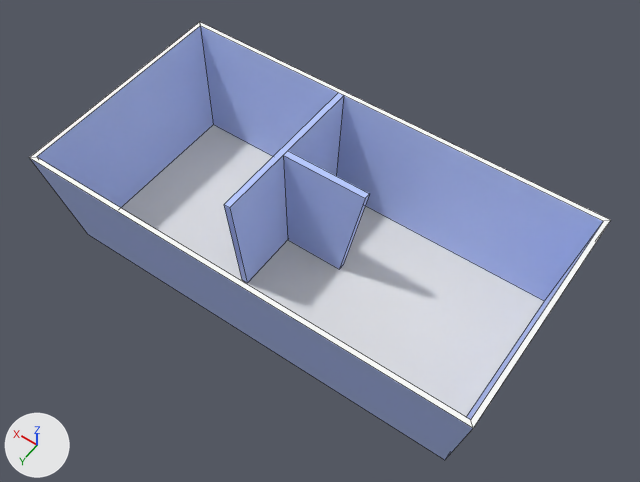
A saved change to the FBX model Unity/Assets/Models/Room1.fbx.
One viewpoint serves both versions: a 50 mm lens placed at (-1294.0, 1755.0, 2968.0), pointed at (-47.0, 9.0, 225.0). Arrows for +X, +Y and +Z are at lower left; the lights stay in place. Mesh edges are drawn as thin lines. Where no turn or scale is listed for an object, it has been applied to the vertices.
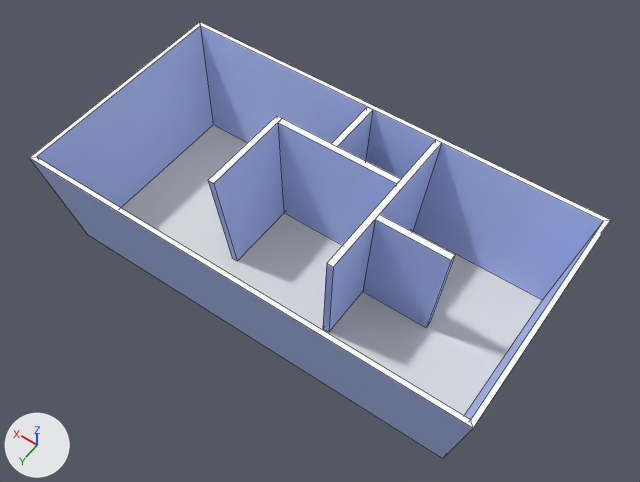
Commit message: Updated room 1

Where the change shows, as pixel boxes (x1, y1, x2, y2) in the pictures (640 x 482 px; the box of a moved part takes in the faces that stretch with it):
'Cube', reshaped: before (29, 22, 611, 460); after (29, 22, 611, 459)
part 1 of me_cube, added (blue): after (208, 116, 401, 261)
part 2 of me_cube, moved or reshaped: before (204, 90, 598, 460); after (204, 90, 598, 459)
part 3 of me_cube, built on: before (224, 96, 369, 283); after (323, 107, 455, 332)
part 4 of me_cube, recoloured: before (224, 93, 369, 208); after (327, 140, 455, 267)

Patch to the scene script:
```diff
--- a/Unity/Assets/Models/Room1.fbx.py
+++ b/Unity/Assets/Models/Room1.fbx.py
@@ me_cube @@
 # used by ob_cube; location = (0.0, 0.0, 0.0)
 # verts and faces of me_cube; kept vertices keep their numbers, new ones are numbered from 32
 # before: 0 (-881.0, -414.0, 2.0), 1 (-881.0, 414.0, 2.0) at pixel (444, 460), 2 (876.0, 414.0, 2.0) at pixel (88, 234), 3 (876.0, -414.0, 2.0), 12 (-861.0, -394.0, 19.0) at pixel (544, 301)
 # before: 13 (-861.0, 394.0, 19.0), 14 (856.0, 394.0, 19.0), 15 (856.0, -394.0, 19.0) at pixel (213, 124)
 # before: 16 (184.0, -480.0, 500.0) at pixel (343, 95), 17 (212.0, -480.0, 500.0) at pixel (338, 92), 18 (184.0, 251.0, 500.0) at pixel (229, 207), 19 (212.0, 251.0, 500.0) at pixel (223, 204), 20 (160.0, -394.0, 19.0)
 # before: 21 (188.0, -394.0, 19.0), 22 (160.0, 226.0, 19.0) at pixel (247, 283), 23 (188.0, 226.0, 19.0) at pixel (241, 279), 24 (184.0, -102.0, 500.0) at pixel (287, 150), 25 (184.0, -74.0, 500.0) at pixel (283, 155)
 # before: 26 (-193.0, -102.0, 500.0) at pixel (369, 193), 27 (-193.0, -74.0, 500.0) at pixel (365, 198), 28 (160.0, -76.0, 19.0), 29 (160.0, -47.0, 19.0) at pixel (287, 239), 30 (-105.0, -76.0, 19.0) at pixel (343, 264)
 # before: 31 (-105.0, -47.0, 19.0) at pixel (339, 269)
-me_cube.from_pydata(...)  # 32 vertices, 26 faces; spans x -967.0..962.0, y -500.0..500.0, z 2.0..500.0
+me_cube.from_pydata(...)  # 54 vertices, 44 faces; spans x -967.0..962.0, y -500.0..500.0, z 2.0..500.0
+# me_cube part 1: a new loose piece of 14 vertices spanning x -248.0..335.0, y -230.0..193.0, z 19.0..500.0
+# me_cube part 2
+for i in [0, 1, 12, 13]: verts[i] += (9.0, 0.0, 0.0)
+for i in [2, 3, 14, 15]: verts[i] += (-1.0, 0.0, 0.0)
+# me_cube part 3
+for i in [*range(16, 20)]: verts[i] += (-460.0, 0.0, 0.0)
+for i in [*range(20, 24)]: verts[i] += (-404.0, 0.0, 0.0)
+verts[24] = (-276.0, -40.0, 500.0)  # moved, pixel (379, 214)
+verts[25] = (-276.0, -12.0, 500.0)  # moved, pixel (375, 219)
+verts[26] = (-591.0, -40.0, 500.0)  # moved, pixel (455, 254)
+verts[27] = (-591.0, -12.0, 500.0)  # moved, pixel (451, 260)
+verts[28] = (-244.0, -40.0, 19.0)  # moved
+verts[29] = (-244.0, -12.0, 19.0)  # moved, pixel (362, 291)
+verts[30] = (-542.0, -40.0, 19.0)  # moved, pixel (429, 322)
+verts[31] = (-542.0, -12.0, 19.0)  # moved, pixel (426, 327)
+verts[32] = (28.0, -186.0, 19.0)
+verts[33] = (28.0, -394.0, 19.0)
+verts[34] = (41.0, -230.0, 500.0)  # pixel (337, 146)
+verts[35] = (41.0, -480.0, 500.0)  # pixel (373, 109)
+for new, old in zip([*range(36, 40)], [*range(32, 36)]): verts[new] = verts[old] + (28.0, 0.0, 0.0)
+faces += [(33, 37, 39, 35), (32, 33, 35, 34), (32, 36, 37, 33), (32, 34, 38, 36), (36, 38, 39, 37)]  # mat_wall (blue #b7c9ff)
+faces += [(34, 35, 39, 38)]  # mat_walltop (white #ffffff)
+# me_cube part 4: 2 faces spanning x -591.0..-248.0, y -480.0..251.0, z 500.0 switch from mat_wall (blue #b7c9ff) to mat_walltop (white #ffffff)
 me_cube.materials.append(mat_floor)
```
